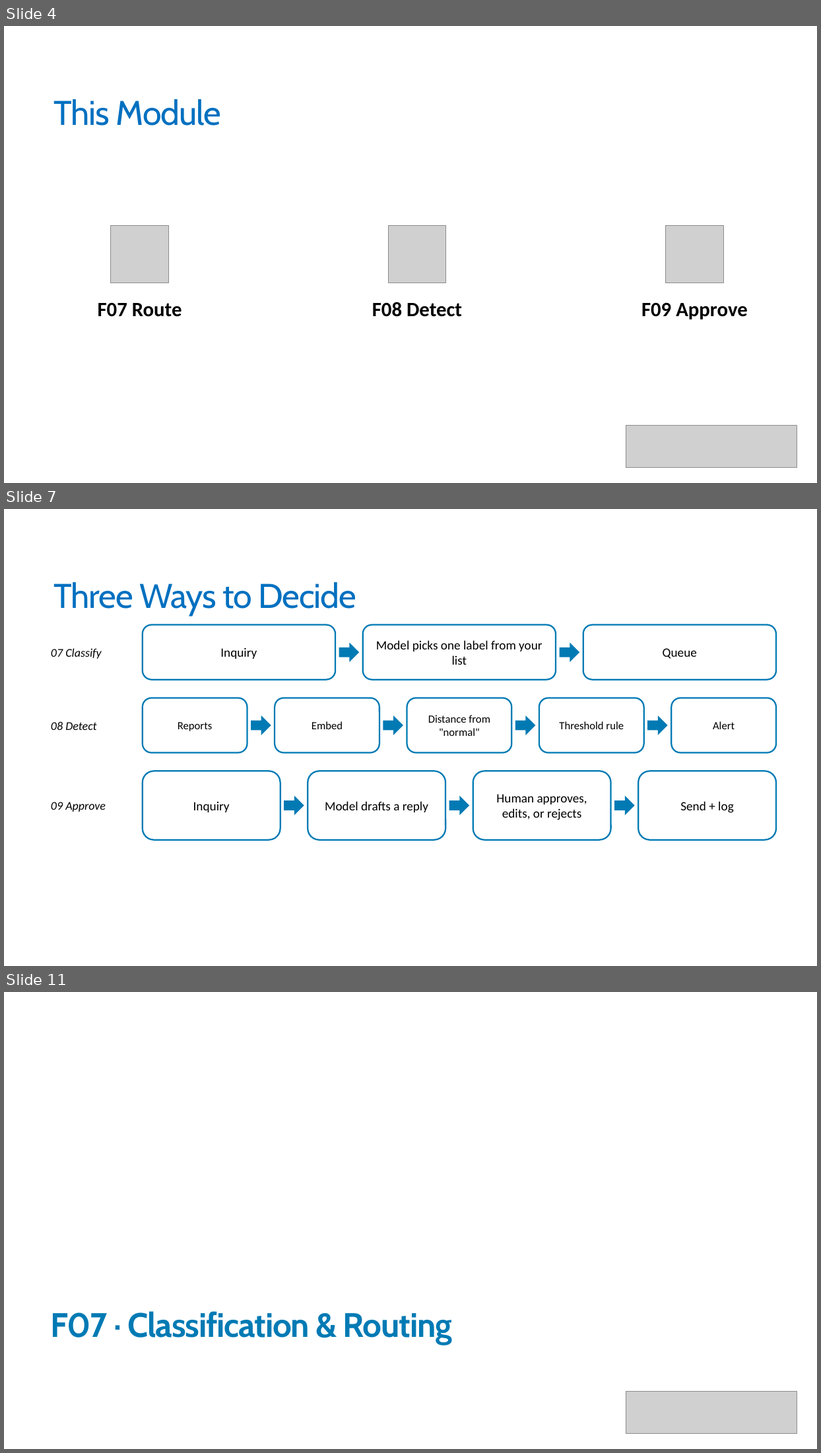
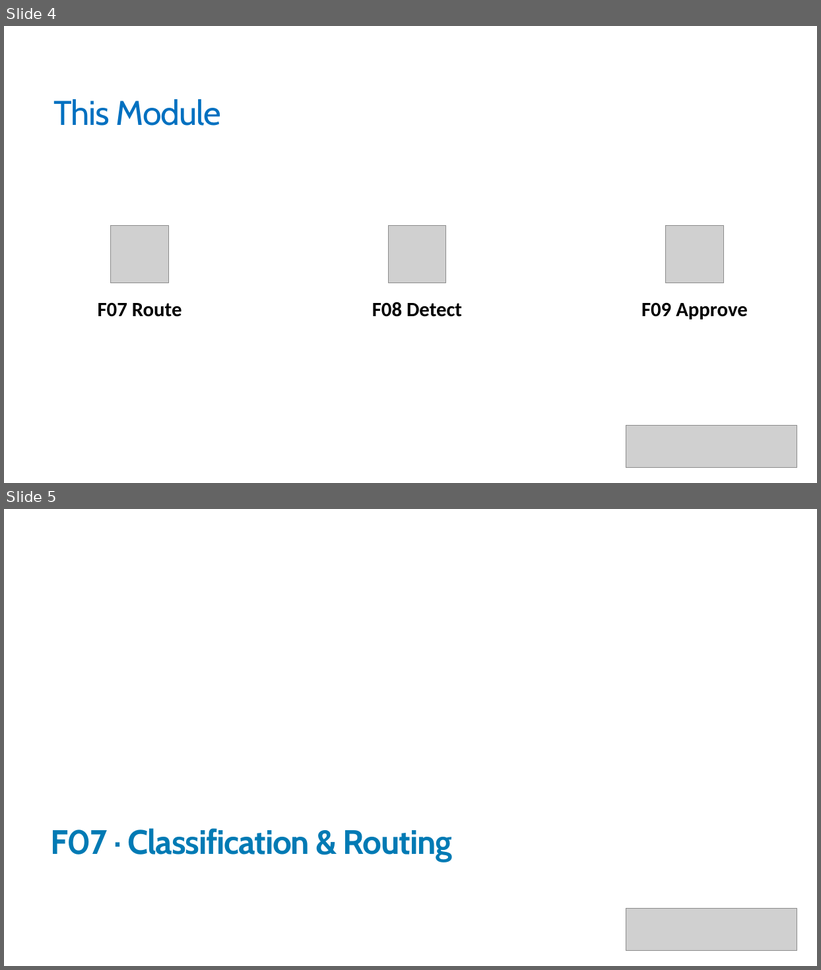
Before and after one commit to trailheadtechnology/10-ai-features-workshop, a slide deck: modules/M3-deciding/M3-deciding.pptx. Shown one above the other, each under a label of ours: slides 4, 7 and 11 before the commit, slides 4 and 5 after it; the slides between them are not shown. The pictures are 821x1453 and 821x970 pixels, drawn with LibreOffice and Linux fonts; fonts in the diff are those of the drawing; grey boxes stand for pictures. Boxes give left, top, right and bottom in pixels: in the first picture for what was removed or moved away, otherwise in the second. Text is boxed around its words. In the diff, an @@ line names an element or a change of style, - is before the commit and + after.

```diff
--- a/modules/M3-deciding/M3-deciding.pptx
+++ b/modules/M3-deciding/M3-deciding.pptx
@@ slide 7 removed at [4, 509, 817, 966], background #FFFFFF @@
@@ title removed at [54, 582, 356, 615] @@
-Three Ways to Decide
@@ rounded rectangle removed at [143, 625, 335, 680] @@
-Inquiry
@@ rounded rectangle removed at [362, 625, 556, 680] @@
-Model picks one label from your list
@@ rounded rectangle removed at [583, 625, 776, 680] @@
-Queue
@@ right arrow removed at [339, 642, 359, 662] @@
@@ right arrow removed at [560, 642, 580, 662] @@
@@ text removed at [51, 648, 102, 659] @@
-07 Classify
@@ rounded rectangle removed at [143, 698, 248, 753] @@
-Reports
@@ rounded rectangle removed at [275, 698, 380, 753] @@
-Embed
@@ rounded rectangle removed at [407, 698, 512, 753] @@
-Distance from "normal"
@@ rounded rectangle removed at [539, 698, 644, 753] @@
-Threshold rule
@@ rounded rectangle removed at [671, 698, 776, 753] @@
-Alert
@@ text removed at [51, 722, 96, 730] @@
-08 Detect
@@ right arrow removed at [251, 716, 271, 735] @@
@@ right arrow removed at [384, 716, 403, 735] @@
@@ right arrow removed at [516, 716, 536, 735] @@
@@ right arrow removed at [648, 716, 668, 735] @@
@@ rounded rectangle removed at [143, 771, 281, 840] @@
-Inquiry
@@ rounded rectangle removed at [308, 771, 446, 840] @@
-Model drafts a reply
@@ rounded rectangle removed at [473, 771, 611, 840] @@
-Human approves, edits, or rejects
@@ rounded rectangle removed at [638, 771, 776, 840] @@
-Send + log
@@ text removed at [51, 802, 106, 812] @@
-09 Approve
@@ right arrow removed at [284, 795, 304, 815] @@
@@ right arrow removed at [450, 795, 469, 815] @@
@@ right arrow removed at [614, 795, 635, 815] @@
@@ what was slide 11 is now slide 5 @@
```
Also in this commit, not shown: 22 slides changed, 8 other slides removed, 3 other files.
